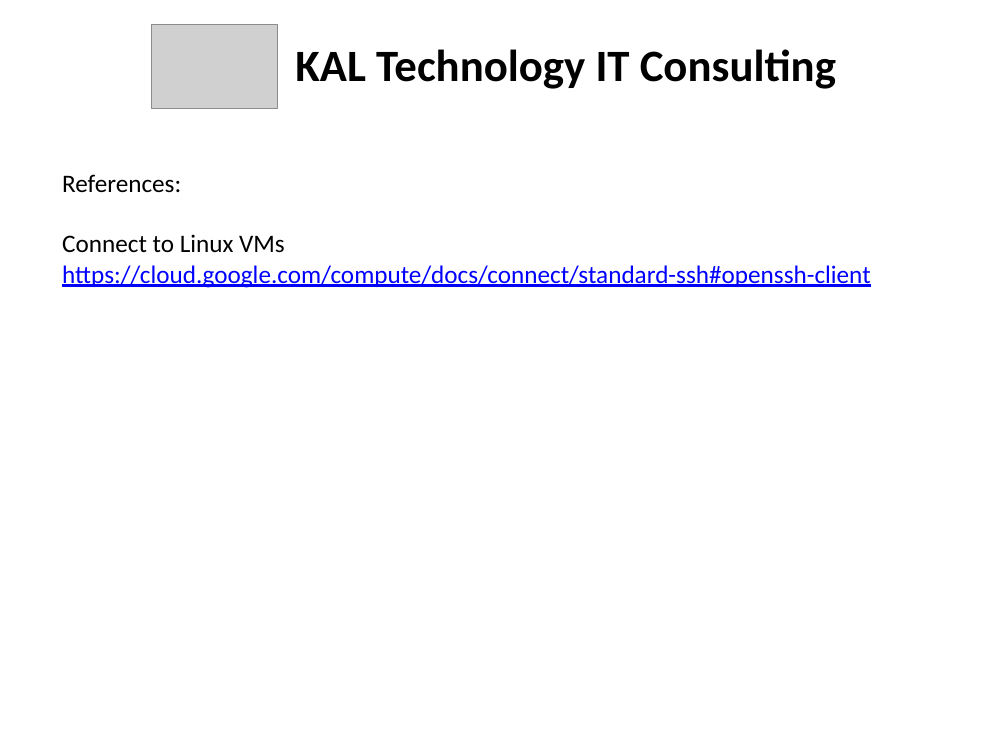
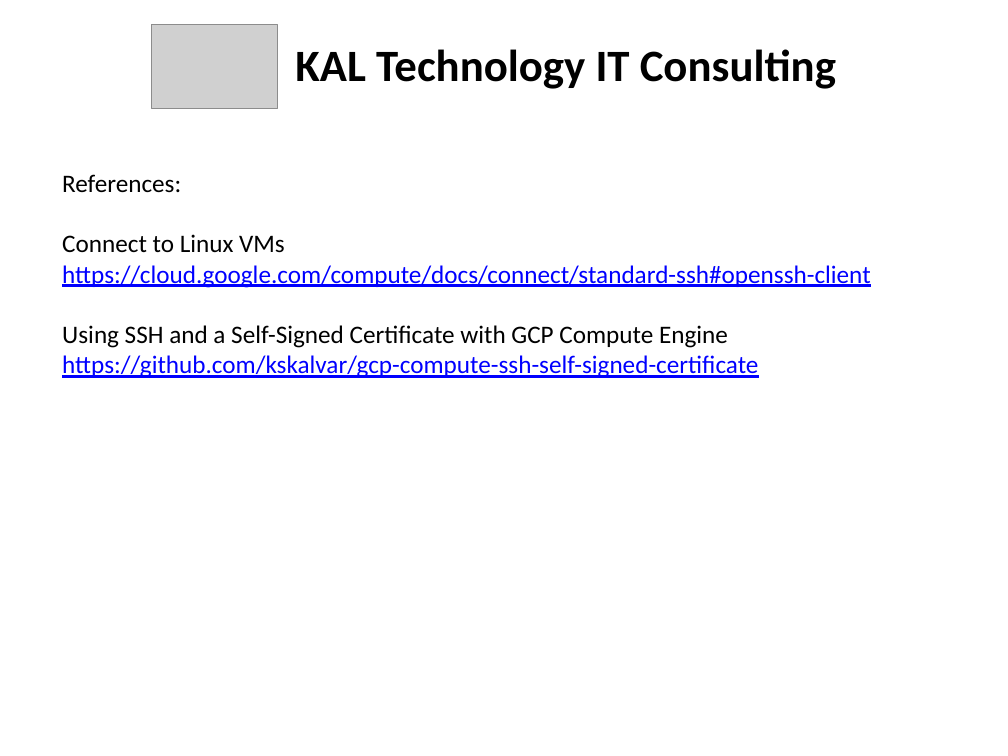
Before and after one commit to kskalvar/gcp-compute-ssh-self-signed-certificate, a slide deck: slide 5 of GCP Compute ssh Self-Signed-Certificate.pptx. Drawn at 1008x756 pixels with LibreOffice and Linux fonts; fonts in the diff are those of the drawing; grey boxes stand for pictures. Boxes give left, top, right and bottom in pixels: in the first picture for what was removed or moved away, otherwise in the second. Text is boxed around its words. In the diff, an @@ line names an element or a change of style, - is before the commit and + after.

```diff
--- a/GCP Compute ssh Self-Signed-Certificate.pptx
+++ b/GCP Compute ssh Self-Signed-Certificate.pptx
@@ text at bbox=[62, 325, 758, 378]: paragraphs added @@
+Using SSH and a Self-Signed Certificate with GCP Compute Engine
+https://github.com/kskalvar/gcp-compute-ssh-self-signed-certificate
```
Also in this commit, not shown: 4 other slides changed, 1 other file.
